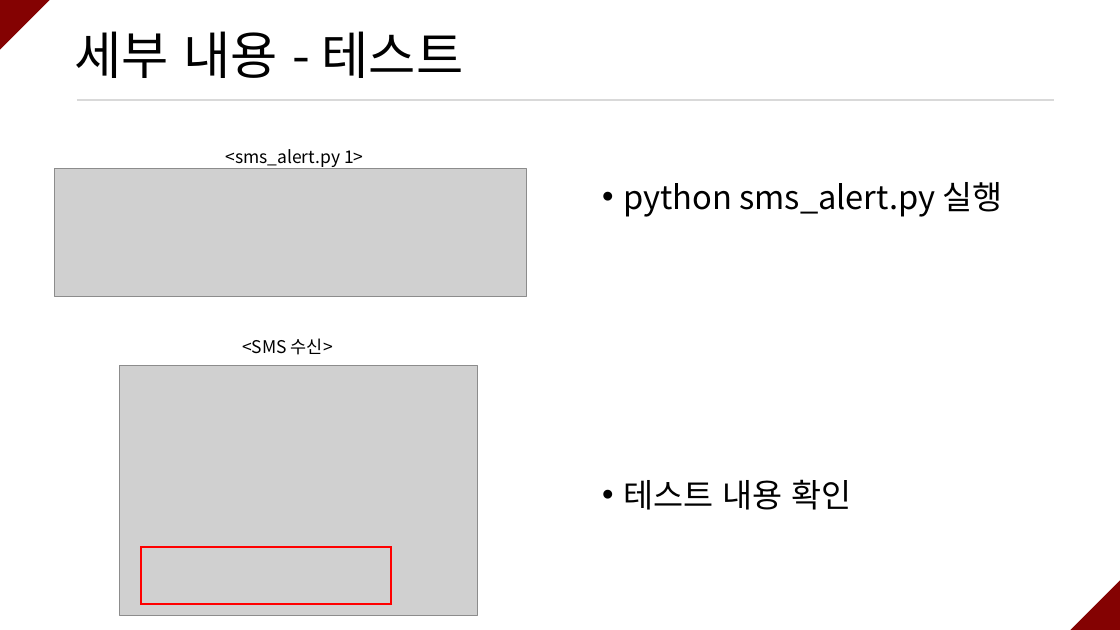
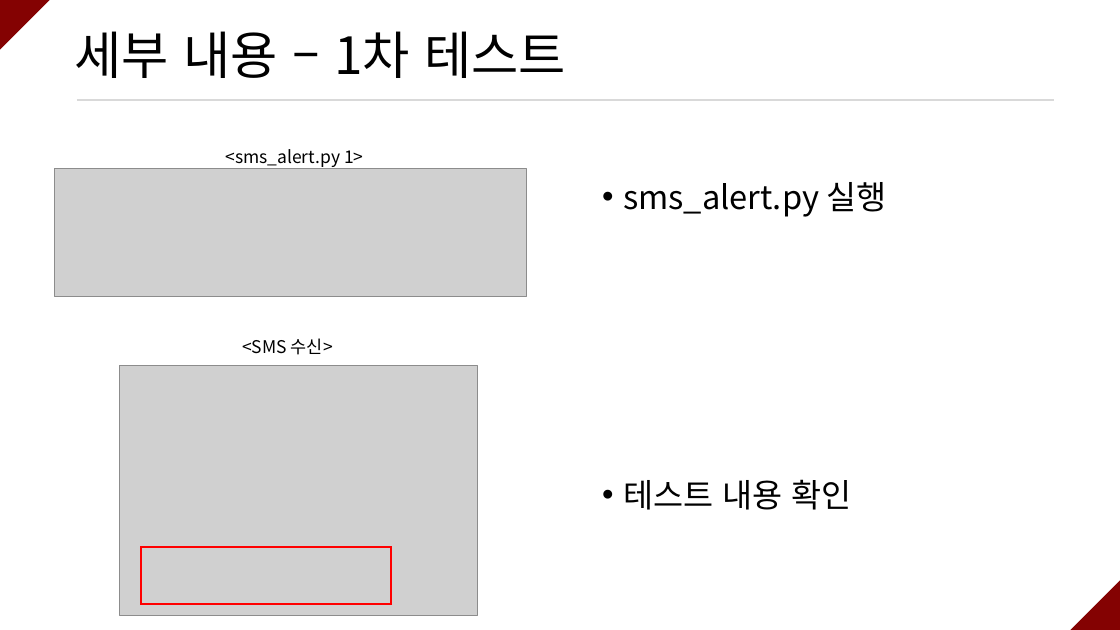
Before and after one commit to ramieeee/self_learning, a slide deck: slide 13 of semi_projects/보안탐지 및 SMS 알람/연람희_보안탐지 및 SMS 알람.pptx (slide 12 before the commit). Drawn at 1120x630 pixels with LibreOffice and Linux fonts; fonts in the diff are those of the drawing; grey boxes stand for pictures. Boxes give left, top, right and bottom in pixels: in the first picture for what was removed or moved away, otherwise in the second. Text is boxed around its words. In the diff, an @@ line names an element or a change of style, - is before the commit and + after.

Commit message:
Update SMS alert semi project

```diff
--- a/semi_projects/보안탐지 및 SMS 알람/연람희_보안탐지 및 SMS 알람.pptx
+++ b/semi_projects/보안탐지 및 SMS 알람/연람희_보안탐지 및 SMS 알람.pptx
@@ title at bbox=[75, 31, 567, 78]: text changed @@
-세부 내용 - 테스트
+세부 내용 – 1차 테스트
@@ text at bbox=[623, 182, 886, 217]: text changed @@
-• python sms_alert.py 실행
+• sms_alert.py 실행
```
Also in this commit, not shown: 8 other slides changed, 1 slide added.
